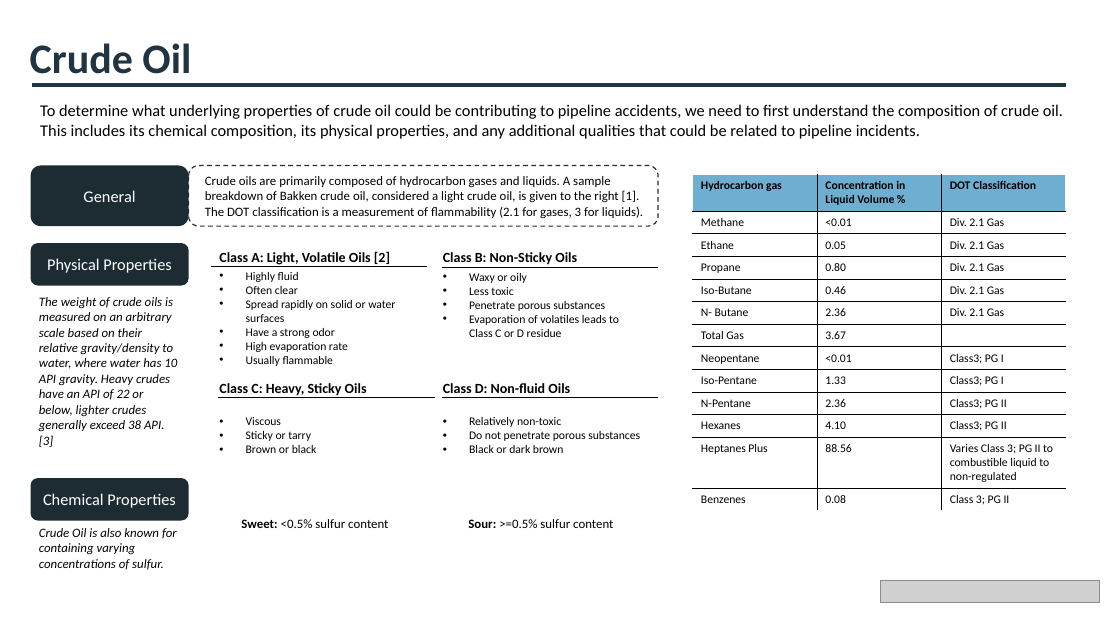
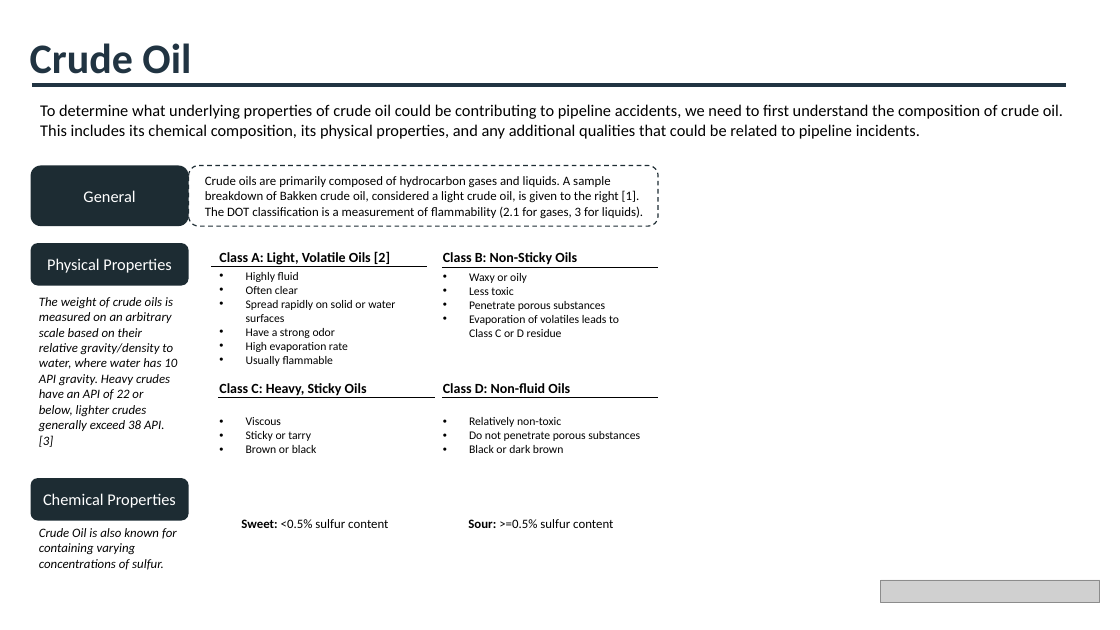
Before and after one commit to cameronmackinnon/crude_oil_accidents, a slide deck: slide 5 of presentations/Pipeline Accidents Presentation v0.pptx. Drawn at 1120x630 pixels with LibreOffice and Linux fonts; fonts in the diff are those of the drawing; grey boxes stand for pictures. Boxes give left, top, right and bottom in pixels: in the first picture for what was removed or moved away, otherwise in the second. Text is boxed around its words. In the diff, an @@ line names an element or a change of style, - is before the commit and + after.

```diff
--- a/presentations/Pipeline Accidents Presentation v0.pptx
+++ b/presentations/Pipeline Accidents Presentation v0.pptx
@@ table removed at [693, 175, 1066, 508], 13 rows, 3 columns @@
-Hydrocarbon gas | Concentration in Liquid Volume % | DOT Classification
-Methane | <0.01 | Div. 2.1 Gas
-Ethane | 0.05 | Div. 2.1 Gas
-Propane | 0.80 | Div. 2.1 Gas
-Iso-Butane | 0.46 | Div. 2.1 Gas
-N- Butane | 2.36 | Div. 2.1 Gas
-Total Gas | 3.67 | 
-Neopentane | <0.01 | Class3; PG I
-Iso-Pentane | 1.33 | Class3; PG I
-N-Pentane | 2.36 | Class3; PG II
-Hexanes | 4.10 | Class3; PG II
-Heptanes Plus | 88.56 | Varies Class 3; PG II to combustible liquid to non-regulated
-Benzenes | 0.08 | Class 3; PG II
```
Also in this commit, not shown: 3 other slides changed, 8 slides added, 7 slides removed, 3 other files.
